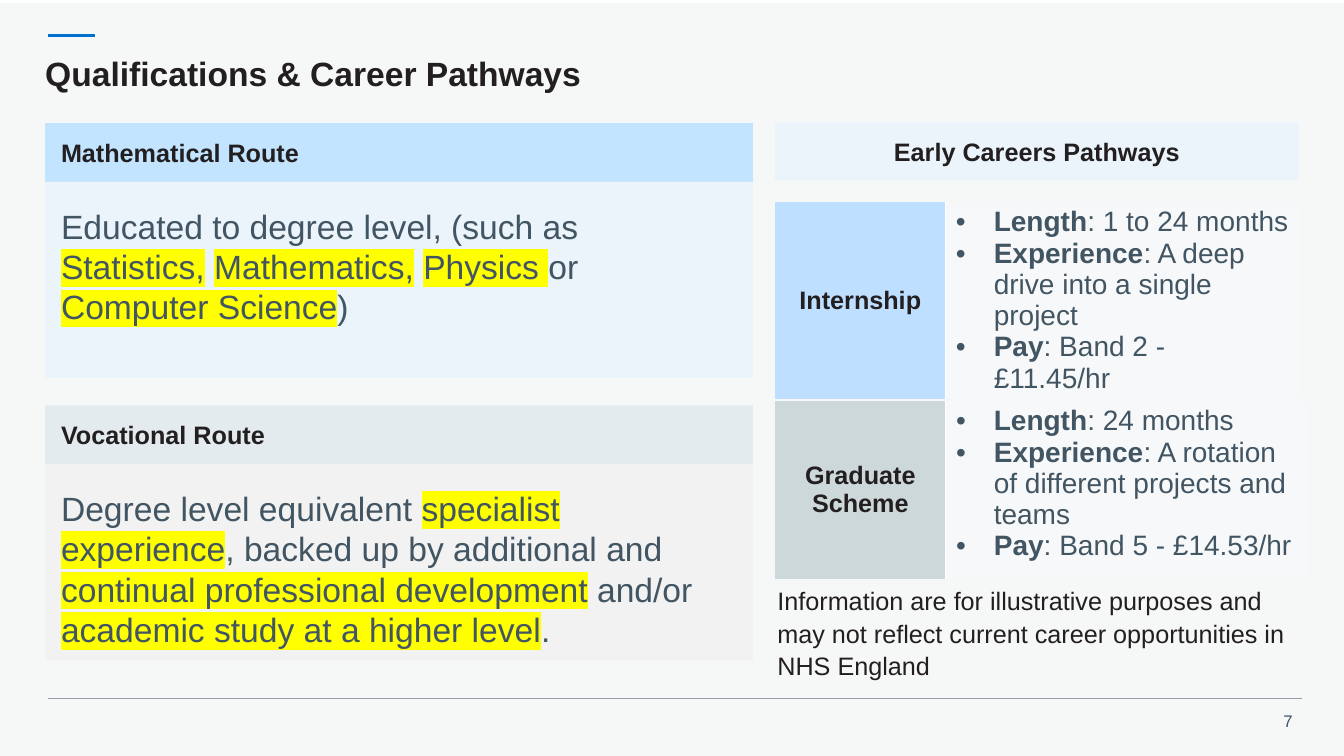
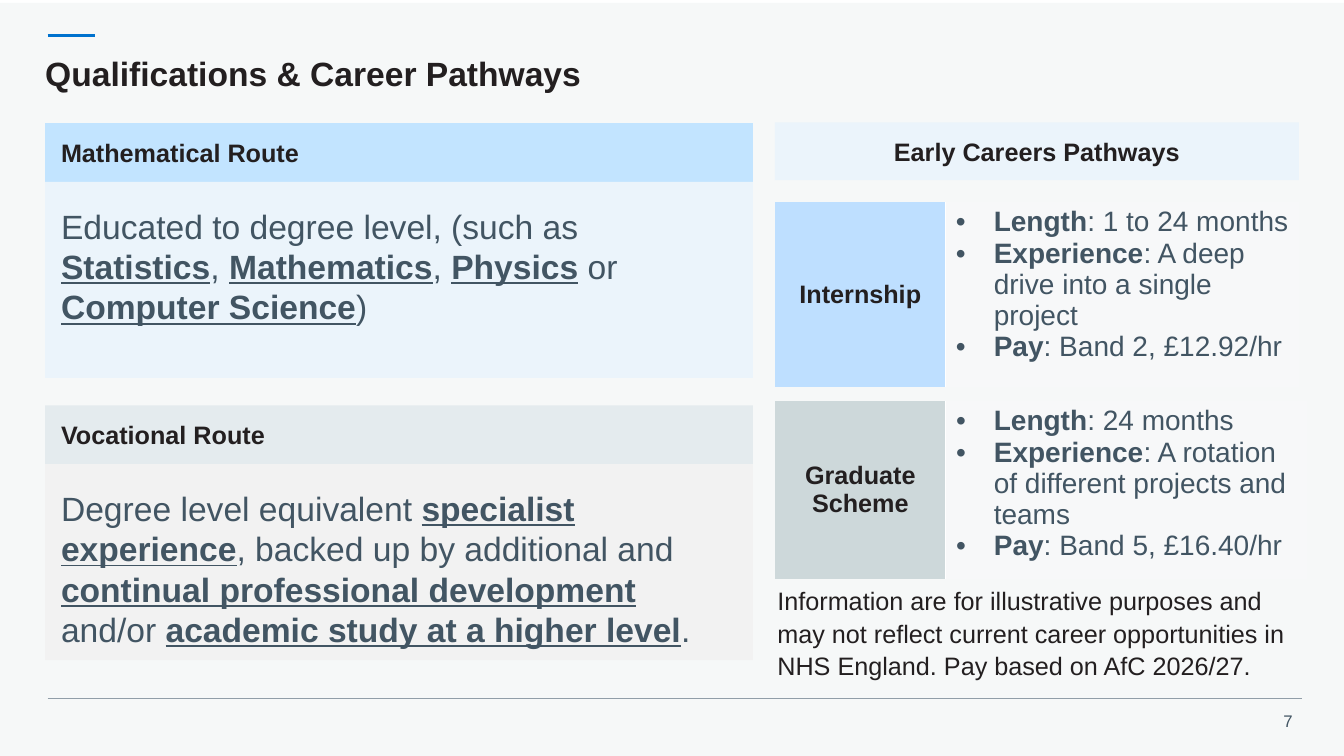
Before and after one commit to NHSDigital/datascience-seminars, a slide deck: slide 7 of All_materials/20230528_School_outreach/Outreach.pptx. Drawn at 1344x756 pixels with LibreOffice and Linux fonts; fonts in the diff are those of the drawing; background and template pictures are left out. Boxes give left, top, right and bottom in pixels: in the first picture for what was removed or moved away, otherwise in the second. Text is boxed around its words. In the diff, an @@ line names an element or a change of style, - is before the commit and + after.

```diff
--- a/All_materials/20230528_School_outreach/Outreach.pptx
+++ b/All_materials/20230528_School_outreach/Outreach.pptx
@@ rectangle "Educated to degree level, (such ..." at (45,182,753,378): highlight #FFFF00 to none, bold on, underline on in "Statistics, Mathematics, Physics Computer Science)" @@
@@ table at (775,202,1300,387) @@
-row 1, column 2: Length: 1 to 24 months / Experience: A deep drive into a single project / Pay: Band 2 - £11.45/hr
+row 1, column 2: Length: 1 to 24 months / Experience: A deep drive into a single project / Pay: Band 2, £12.92/hr
@@ table at (775,400,1309,579) @@
-row 1, column 2: Length: 24 months / Experience: A rotation of different projects and teams / Pay: Band 5 - £14.53/hr
+row 1, column 2: Length: 24 months / Experience: A rotation of different projects and teams / Pay: Band 5, £16.40/hr
@@ rectangle "Degree level equivalent specialist experience, ..." at (45,464,753,659): highlight #FFFF00 to none, bold on, underline on in "specialist experience, continual professional development ac ..." @@
@@ text at (777,591,1284,681): text changed @@
-Information are for illustrative purposes and may not reflect current career opportunities in NHS England
+Information are for illustrative purposes and may not reflect current career opportunities in NHS England. Pay based on AfC 2026/27.
```
Also in this commit, not shown: 4 other slides changed, 1 slide removed.
